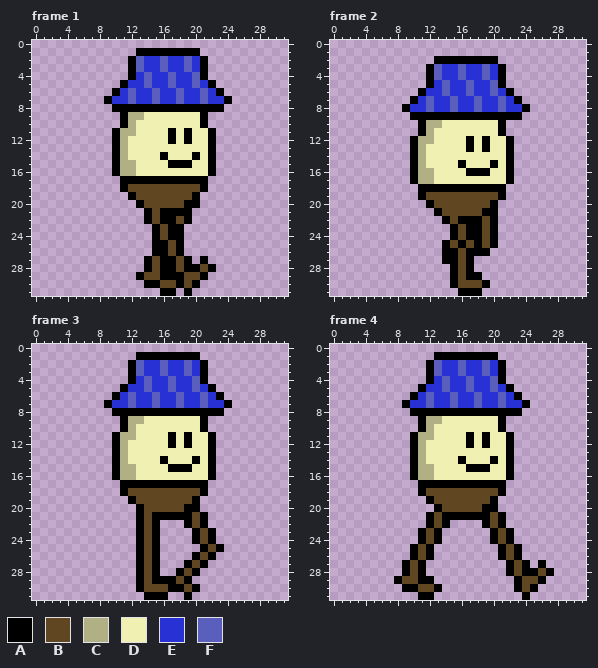
File history of a animated GIF sprite, Animation Cycles/EdggarGIF.gif. This is how it looked before the edit.
The file is 320x320 pixels, drawn in blocks of 10x10; one block is one cell here. Shown: frame 1, frame 2, frame 3, frame 4. The commit also changed other frames, which this record leaves out.
Palette (. is transparent): A #000000  B #614721  C #b1b084  D #f1f0b3  E #2831d3  F #5a5fbe
Pixels before, frame 1, first column x 9:
 1 ....AAAAAAAA....
 2 ...AFEEFEEFEA...
 3 ...AFEEFEEFEA...
 4 ...AEFEEFEEFA...
 5 ..AEEFEEFEEFEA..
 6 .AEFEEFEEFEEFEA.
 7 AEEFEEFEEFEEFEEA
 8 .AAAAAAAAAAAAAA.
 9 ..ACCDDDDDDDA...
10 ..ACDDDDDDDDA...
11 .ACCDDDDADADDA..
12 .ACDDDDDADADDA..
13 .ACDDDDDDDDDDA..
14 .ACDDDDADDDADA..
15 .ACCDDDDAAADDA..
16 .ACCDDDDDDDDDA..
17 ..AAAAAAAAAAA...
18 ..ABBBBBBBBBA...
19 ...ABBBBBBBA....
20 ....ABBBBBAA....
21 .....ABAAAA.....
22 .....ABAABA.....
23 ......ABAA......
24 ......ABAA......
25 ......AABA......
26 ......AABA......
27 .....ABAABA.A...
28 .....ABAABAABA..
29 ....ABBAAABBA...
30 .....AABBABA....
31 .......AA.A.....
Pixels before, frame 2, first column x 9:
 2 ....AAAAAAAA....
 3 ...AFEEFEEFEA...
 4 ...AFEEFEEFEA...
 5 ...AEFEEFEEFA...
 6 ..AEEFEEFEEFEA..
 7 .AEFEEFEEFEEFEA.
 8 AEEFEEFEEFEEFEEA
 9 .AAAAAAAAAAAAAA.
10 ..ACCDDDDDDDA...
11 ..ACDDDDDDDDA...
12 .ACCDDDDADADDA..
13 .ACDDDDDADADDA..
14 .ACDDDDDDDDDDA..
15 .ACDDDDADDDADA..
16 .ACCDDDDAAADDA..
17 .ACCDDDDDDDDDA..
18 ..AAAAAAAAAAA...
19 ..ABBBBBBBBBA...
20 ...ABBBBBBBA....
21 ....ABBBBBAA....
22 .....ABAAABA....
23 ......ABAABA....
24 ......ABAABA....
25 .....ABABABA....
26 .....AABAAA.....
27 .....AABA.......
28 ......ABA.......
29 ......ABAA......
30 ......ABBBA.....
31 .......AAA......
Pixels before, frame 3, first column x 9:
 1 ....AAAAAAAA....
 2 ...AFEEFEEFEA...
 3 ...AFEEFEEFEA...
 4 ...AEFEEFEEFA...
 5 ..AEEFEEFEEFEA..
 6 .AEFEEFEEFEEFEA.
 7 AEEFEEFEEFEEFEEA
 8 .AAAAAAAAAAAAAA.
 9 ..ACCDDDDDDDA...
10 ..ACDDDDDDDDA...
11 .ACCDDDDADADDA..
12 .ACDDDDDADADDA..
13 .ACDDDDDDDDDDA..
14 .ACDDDDADDDADA..
15 .ACCDDDDAAADDA..
16 .ACCDDDDDDDDDA..
17 ..AAAAAAAAAAA...
18 ..ABBBBBBBBBA...
19 ...ABBBBBBBA....
20 ....ABBBBBAA....
21 ....ABAAAAABA...
22 ....ABA...ABA...
23 ....ABA....ABA..
24 ....ABA....ABA..
25 ....ABA.....ABA.
26 ....ABA....ABA..
27 ....ABA...ABA...
28 ....ABA..ABA....
29 ....ABAAABA.....
30 ....ABBBAABA....
31 .....AAA..A.....
Pixels before, frame 4, first column x 8:
 1 .....AAAAAAAA.......
 2 ....AFEEFEEFEA......
 3 ....AFEEFEEFEA......
 4 ....AEFEEFEEFA......
 5 ...AEEFEEFEEFEA.....
 6 ..AEFEEFEEFEEFEA....
 7 .AEEFEEFEEFEEFEEA...
 8 ..AAAAAAAAAAAAAA....
 9 ...ACCDDDDDDDA......
10 ...ACDDDDDDDDA......
11 ..ACCDDDDADADDA.....
12 ..ACDDDDDADADDA.....
13 ..ACDDDDDDDDDDA.....
14 ..ACDDDDADDDADA.....
15 ..ACCDDDDAAADDA.....
16 ..ACCDDDDDDDDDA.....
17 ...AAAAAAAAAAA......
18 ...ABBBBBBBBBA......
19 ....ABBBBBBBA.......
20 .....ABBBBBAA.......
21 ....ABAAAAAABA......
22 ....ABA....ABA......
23 ...ABA......ABA.....
24 ...ABA......ABA.....
25 ..ABA........ABA....
26 ..ABA........ABA....
27 .ABA..........ABA.A.
28 .ABA..........ABAABA
29 ABBAA..........ABBA.
30 .AABBA.........ABA..
31 ...AA...........A...
Once edited:
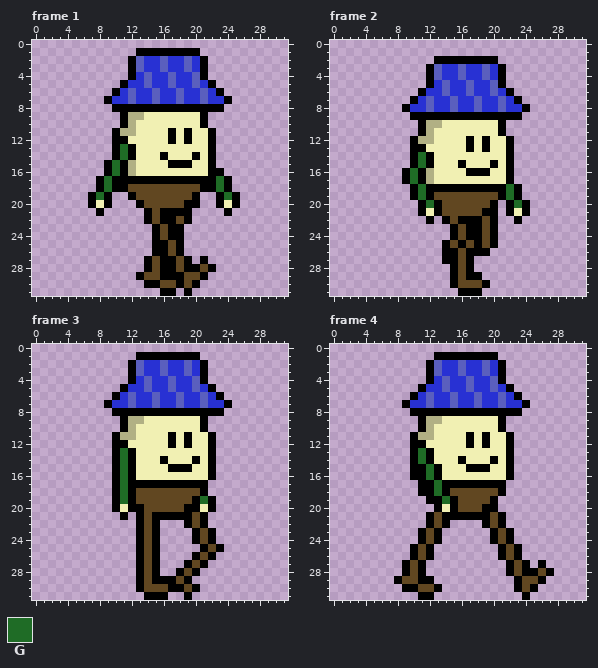
Colours new in this view: G #1f6c26
The author wrote: Added arms to edggar and replaces old edggar
Changes in this commit:
Frame 1:
The author put colour A in row 15 at x 9; in row 16 at x 9 and 23; in rows 17 to 18 at x 8, 10, 22 and 24; in rows 19 to 20 at x 7, 9, 23 and 25; in row 21 at x 8 and 24.
Colour C becomes colour A in row 12 at x 11; in rows 15 to 16 at x 11.
Colour D becomes colour A in rows 13 to 14 at x 12.
The author put colour D in row 20 at x 8 and 24.
The author put colour G in rows 17 to 18 at x 9 and 23; in row 19 at x 8 and 24.
Colour A becomes colour G in rows 15 to 16 at x 10.
Colour C becomes colour G in rows 13 to 14 at x 11.
Frame 2:
The author put colour A in rows 16 to 17 at x 9; in rows 18 to 19 at x 10 and 23; in rows 20 to 21 at x 11, 22 and 24; in row 22 at x 12 and 23.
Colour B becomes colour A in row 19 at x 12; in row 20 at x 13.
Colour C becomes colour A in row 13 at x 11; in rows 16 to 17 at x 11.
Colour D becomes colour A in rows 14 to 15 at x 12.
The author put colour D in row 21 at x 12 and 23.
The author put colour G in rows 18 to 19 at x 22; in row 20 at x 23.
Colour A becomes colour G in rows 16 to 17 at x 10; in rows 18 to 19 at x 11; in row 20 at x 12.
Colour C becomes colour G in rows 14 to 15 at x 11.
Frame 3:
The author put colour A in rows 17 to 18 at x 10; in row 19 at x 10 and 22; in row 20 at x 10, 12 and 22; in row 21 at x 11.
Colour B becomes colour A in row 18 at x 12.
Colour C becomes colour A in row 12 at x 11; in rows 15 to 16 at x 12.
Colour D becomes colour A in rows 13 to 14 at x 12.
The author put colour D in row 20 at x 11 and 21.
The author put colour G in row 19 at x 11 and 21.
Colour A becomes colour G in rows 17 to 18 at x 11.
Colour C becomes colour G in rows 13 to 16 at x 11.
Frame 4:
Colour B becomes colour A in row 18 at x 12 and 14; in row 19 at x 13 and 15; in row 20 at x 15.
Colour C becomes colour A in row 12 at x 11; in rows 15 to 16 at x 11.
Colour D becomes colour A in rows 13 to 14 at x 12; in rows 15 to 16 at x 13.
Colour B becomes colour D in row 20 at x 14.
Colour A becomes colour G in row 17 at x 13.
Colour B becomes colour G in row 18 at x 13; in row 19 at x 14.
Colour C becomes colour G in rows 13 to 14 at x 11; in rows 15 to 16 at x 12.
Boxes around the changes in both pictures, in picture pixels (x1, y1, x2, y2):
changed: (88, 136, 136, 216)
added: (208, 168, 240, 216)
changed: (402, 144, 442, 224)
added: (506, 184, 530, 224)
changed: (112, 440, 136, 520)
added: (200, 496, 216, 512)
changed: (418, 440, 458, 512)
